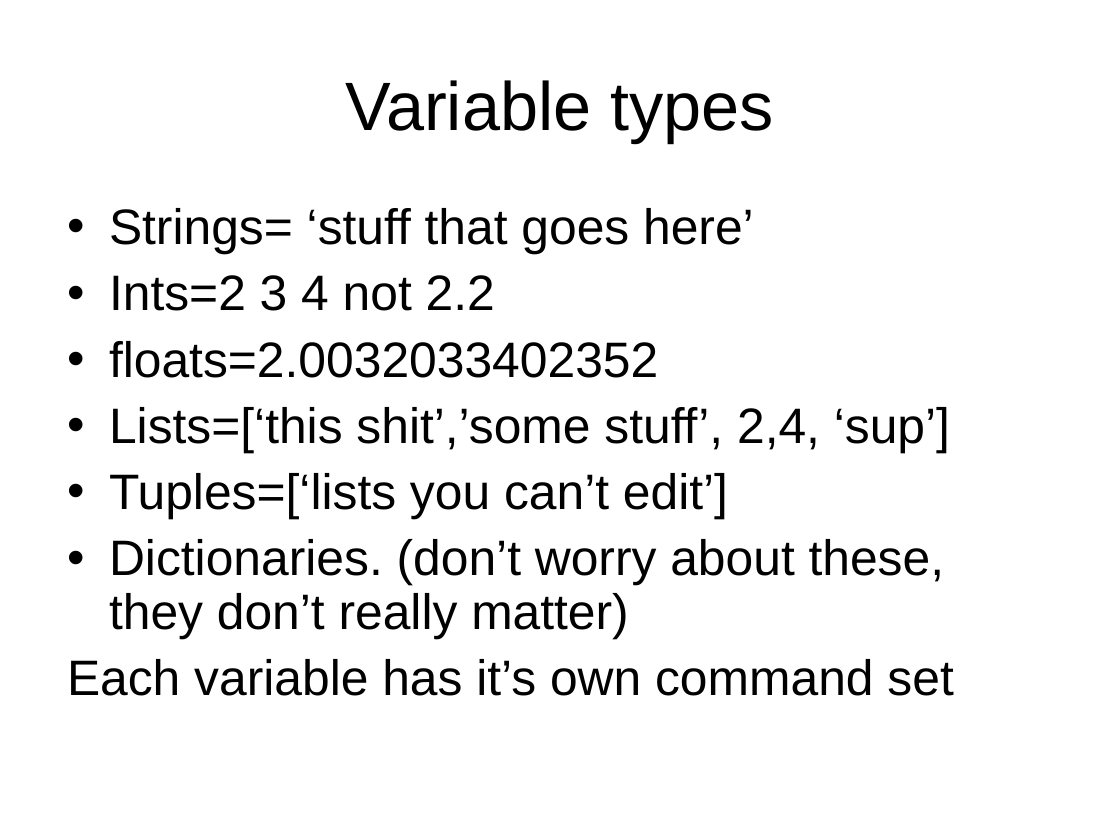
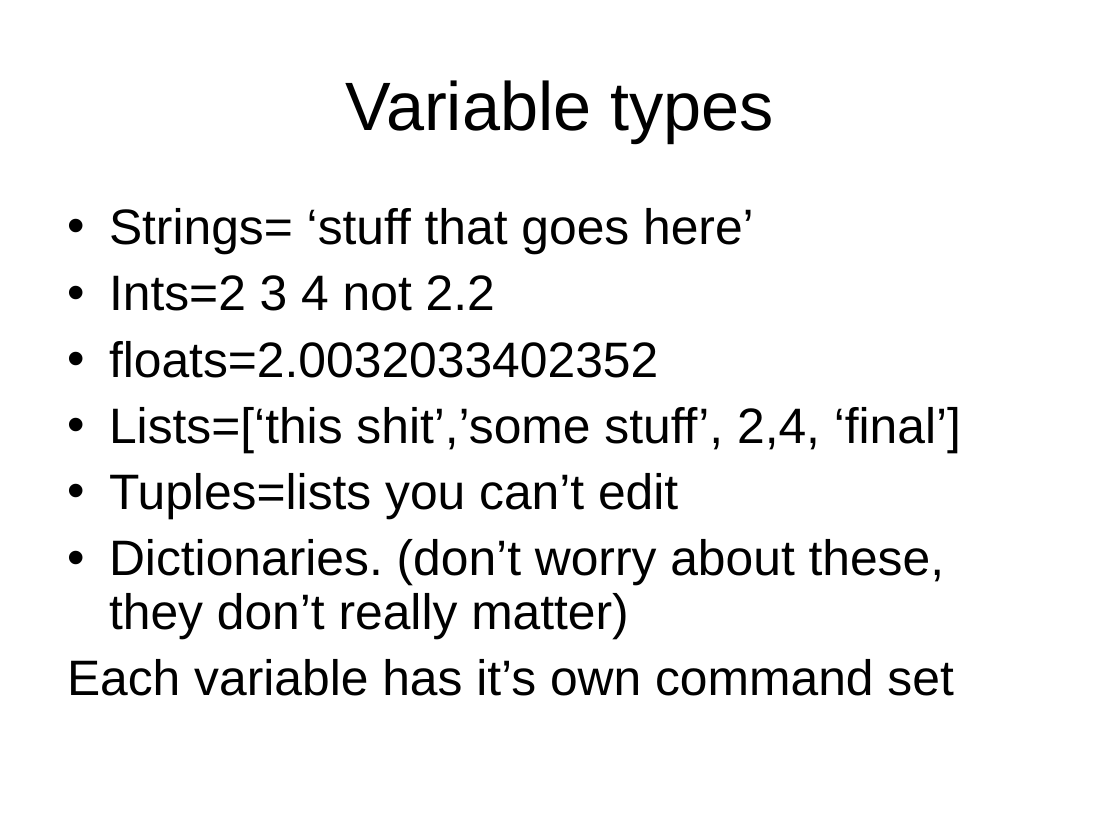
Before and after one commit to cdcox/PythonClassScripts, a slide deck: slide 11 of LectureForMeeting1.ppt. Drawn at 1120x840 pixels with LibreOffice and Linux fonts; fonts in the diff are those of the drawing. Boxes give left, top, right and bottom in pixels: in the first picture for what was removed or moved away, otherwise in the second. Text is boxed around its words. In the diff, an @@ line names an element or a change of style, - is before the commit and + after.

```diff
--- a/LectureForMeeting1.ppt
+++ b/LectureForMeeting1.ppt
@@ text at [109, 407, 961, 520]: text changed @@
-• Lists=[‘this shit’,’some stuff’, 2,4, ‘sup’]
-• Tuples=[‘lists you can’t edit’]
+• Lists=[‘this shit’,’some stuff’, 2,4, ‘final’]
+• Tuples=lists you can’t edit
```
Also in this commit, not shown: 4 other slides changed.
